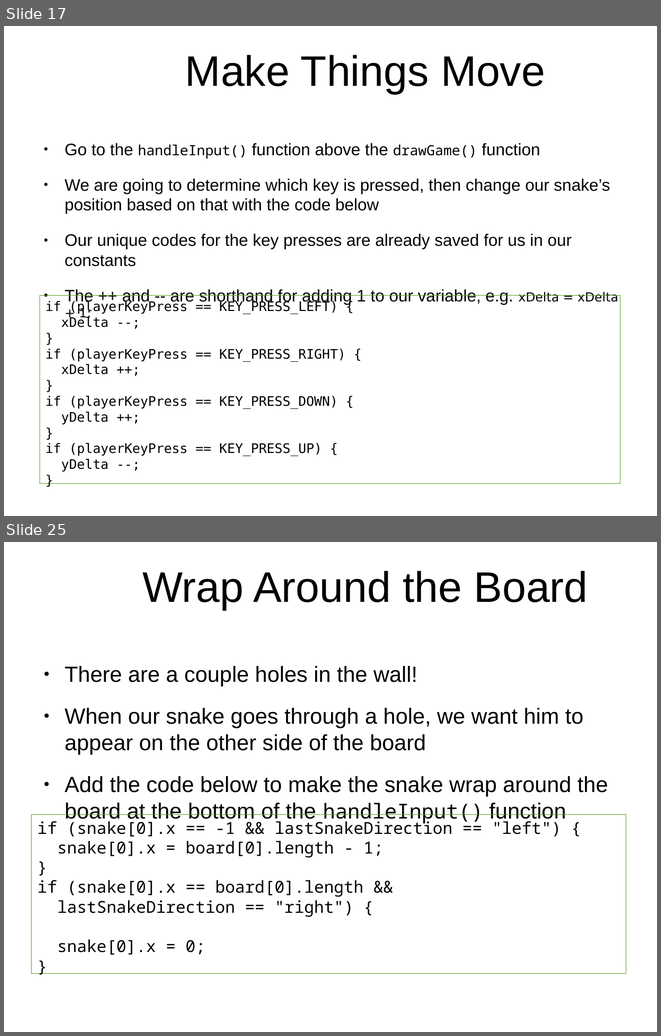
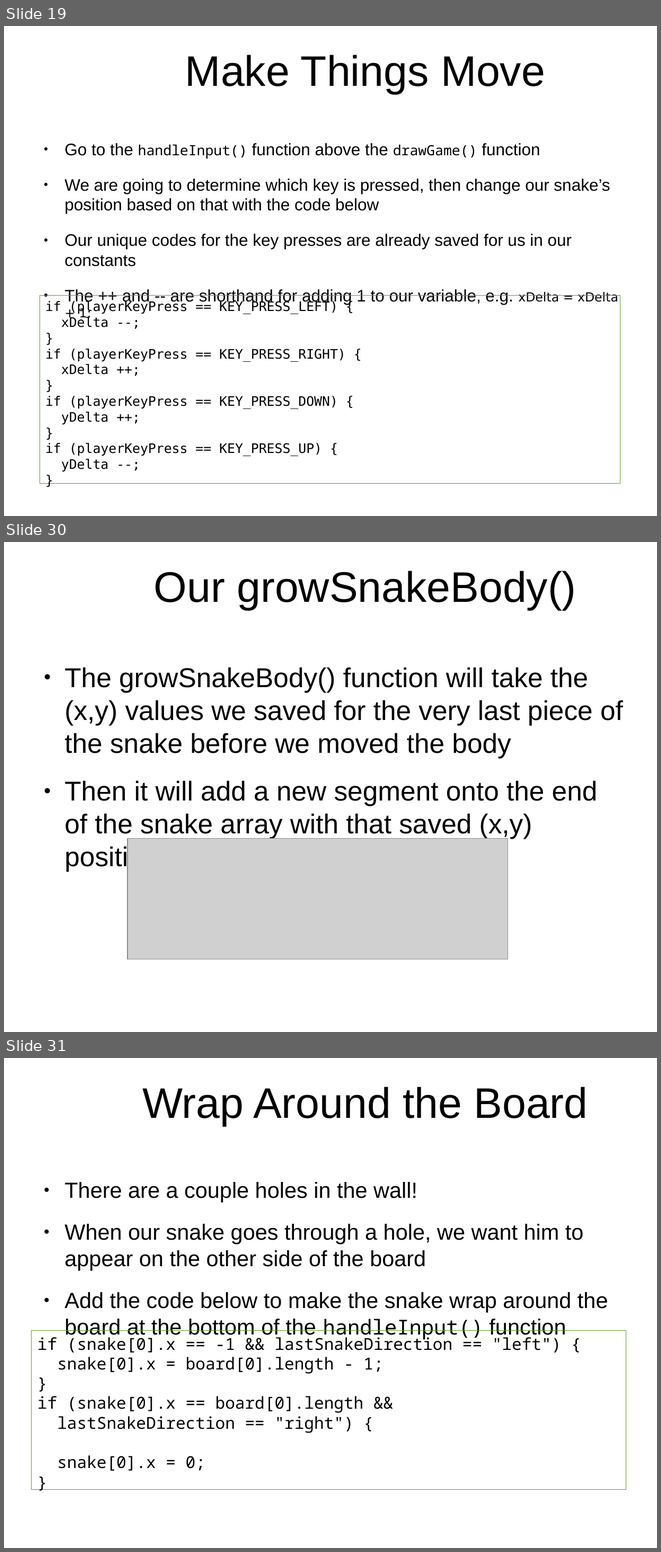
Before and after one commit to originalgrego/Slithers, a slide deck: Slithers - Explorathon 2018.odp. Shown one above the other, each under a label of ours: slides 17 and 25 before the commit, slides 19, 30 and 31 after it; the slides between them are not shown. The pictures are 661x1036 and 661x1552 pixels, drawn with LibreOffice and Linux fonts; fonts in the diff are those of the drawing; grey boxes stand for pictures; background and template pictures are left out. Boxes give left, top, right and bottom in pixels: in the first picture for what was removed or moved away, otherwise in the second. Text is boxed around its words. In the diff, an @@ line names an element or a change of style, - is before the commit and + after.

Commit message:
Updating presentation images with new code changes, adding more explanatory slides to helper functions, adding in slides about rotation, and adding more presentation images for all the new slides

```diff
--- a/Slithers - Explorathon 2018.odp
+++ b/Slithers - Explorathon 2018.odp
@@ slide 30 added at bbox=[4, 542, 657, 1032], background picture (left out) @@
@@ title added at bbox=[154, 571, 576, 610], 51.9 pt, text #000000 @@
+Our growSnakeBody()
@@ text added at bbox=[64, 667, 623, 839], 33.1 pt, text #000000 @@
+● The growSnakeBody() function will take the (x,y) values we saved for the very last piece of the snake before we moved the body
+● Then it will add a new segment onto the end of the snake array with that saved (x,y) position
@@ picture added at bbox=[127, 838, 508, 959] @@
@@ what was slide 17 is now slide 19 @@
@@ what was slide 25 is now slide 31 @@
```
Also in this commit, not shown: 12 slides changed, 6 other slides added, 1 slide removed, 6 other files.
